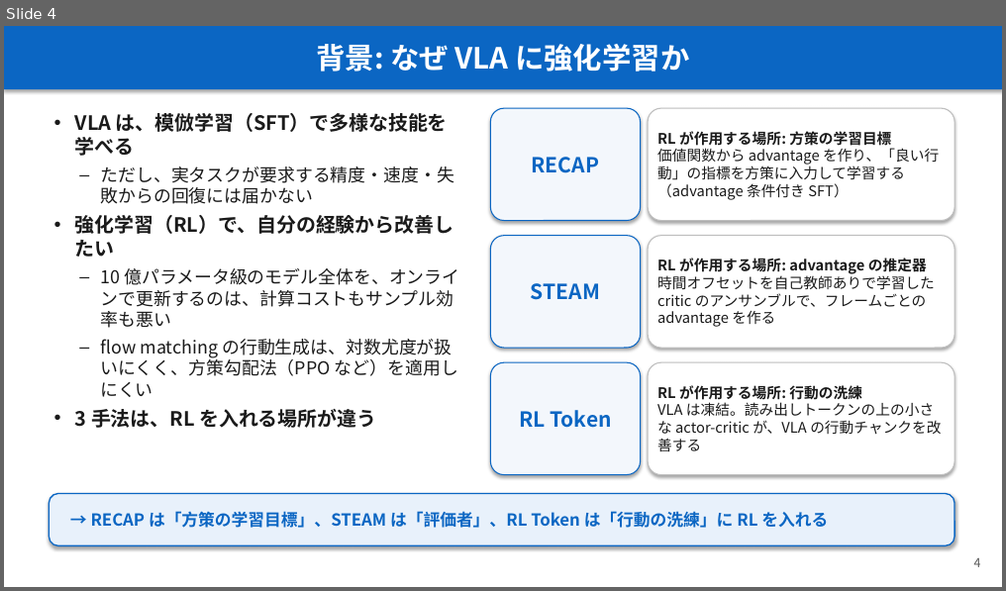
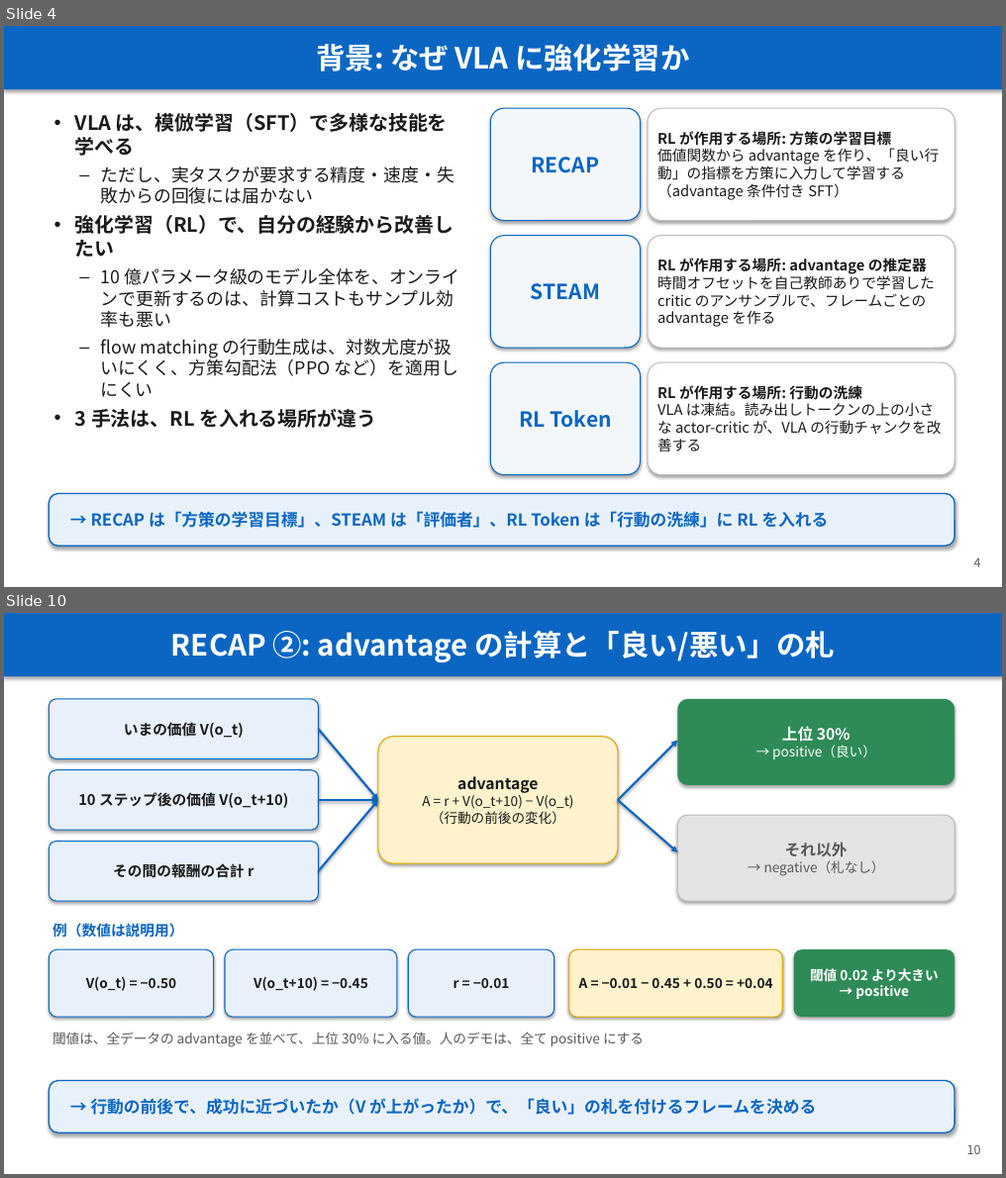
Before and after one commit to Junhand/libero_RL, a slide deck: docs/RECAP_STEAM_RLToken.pptx. Shown one above the other, each under a label of ours: slide 4 before the commit, slides 4 and 10 after it; the slides between them are not shown. The pictures are 1006x591 and 1006x1178 pixels, drawn with LibreOffice and Linux fonts; fonts in the diff are those of the drawing. Boxes give left, top, right and bottom in pixels: in the first picture for what was removed or moved away, otherwise in the second. Text is boxed around its words. In the diff, an @@ line names an element or a change of style, - is before the commit and + after.

```diff
--- a/docs/RECAP_STEAM_RLToken.pptx
+++ b/docs/RECAP_STEAM_RLToken.pptx
@@ slide 10 added at [4,613,1002,1174], background #FFFFFF @@
@@ rectangle added at [4,613,1002,676], fill #0B66C3, 28 pt, text #FFFFFF, bold @@
+RECAP ②: advantage の計算と「良い/悪い」の札
@@ rounded rectangle added at [49,699,319,759], fill #E8F1FB, outline #0B66C3 1 pt, 14 pt, text #1A1A1A, bold @@
+いまの価値 V(o_t)
@@ rounded rectangle added at [678,699,954,785], fill #2E8B57, 13 pt, text #FFFFFF @@
+上位 30%
+→ positive（良い）
@@ arrow added from (319, 729) to (378, 800), #0B66C3 2 pt @@
@@ rounded rectangle added at [378,737,618,863], fill #FFF2CC, outline #E0A800 1 pt, 13 pt, text #1A1A1A @@
+advantage
+A = r + V(o_t+10) − V(o_t)
+（行動の前後の変化）
@@ arrow added from (618, 800) to (678, 741), #0B66C3 2 pt @@
@@ rounded rectangle added at [49,770,319,830], fill #E8F1FB, outline #0B66C3 1 pt, 14 pt, text #1A1A1A, bold @@
+10 ステップ後の価値 V(o_t+10)
@@ arrow added from (319, 800) to (378, 800), #0B66C3 2 pt @@
@@ arrow added from (319, 871) to (378, 800), #0B66C3 2 pt @@
@@ arrow added from (618, 800) to (678, 853), #0B66C3 2 pt @@
@@ rounded rectangle added at [678,815,954,901], fill #E4E4E4, outline #BFBFBF 1 pt, 13 pt, text #595959 @@
+それ以外
+→ negative（札なし）
@@ rounded rectangle added at [49,842,319,901], fill #E8F1FB, outline #0B66C3 1 pt, 14 pt, text #1A1A1A, bold @@
+その間の報酬の合計 r
@@ text added at [53,923,184,938], 14 pt, text #0B66C3, bold @@
+例（数値は説明用）
@@ rounded rectangle added at [49,950,214,1017], fill #E8F1FB, outline #0B66C3 1 pt, 13 pt, text #1A1A1A, bold @@
+V(o_t) = −0.50
@@ rounded rectangle added at [225,950,397,1017], fill #E8F1FB, outline #0B66C3 1 pt, 13 pt, text #1A1A1A, bold @@
+V(o_t+10) = −0.45
@@ rounded rectangle added at [408,950,554,1017], fill #E8F1FB, outline #0B66C3 1 pt, 13 pt, text #1A1A1A, bold @@
+r = −0.01
@@ rounded rectangle added at [569,950,782,1017], fill #FFF2CC, outline #E0A800 1 pt, 13 pt, text #1A1A1A, bold @@
+A = −0.01 − 0.45 + 0.50 = +0.04
@@ rounded rectangle added at [794,950,954,1017], fill #2E8B57, 13 pt, text #FFFFFF, bold @@
+閾値 0.02 より大きい → positive
@@ text added at [53,1032,644,1048], 13 pt, text #595959 @@
+閾値は、全データの advantage を並べて、上位 30% に入る値。人のデモは、全て positive にする
@@ rounded rectangle added at [49,1081,954,1134], fill #E8F1FB, outline #0B66C3 1.25 pt, 16 pt, text #0B66C3, bold @@
+→ 行動の前後で、成功に近づいたか（V が上がったか）で、「良い」の札を付けるフレームを決める
@@ text added at [967,1145,981,1155], 12 pt, text #595959 @@
+10
```
Also in this commit, not shown: 12 slides changed, 9 other slides added, 1 slide removed, 1 other file.
